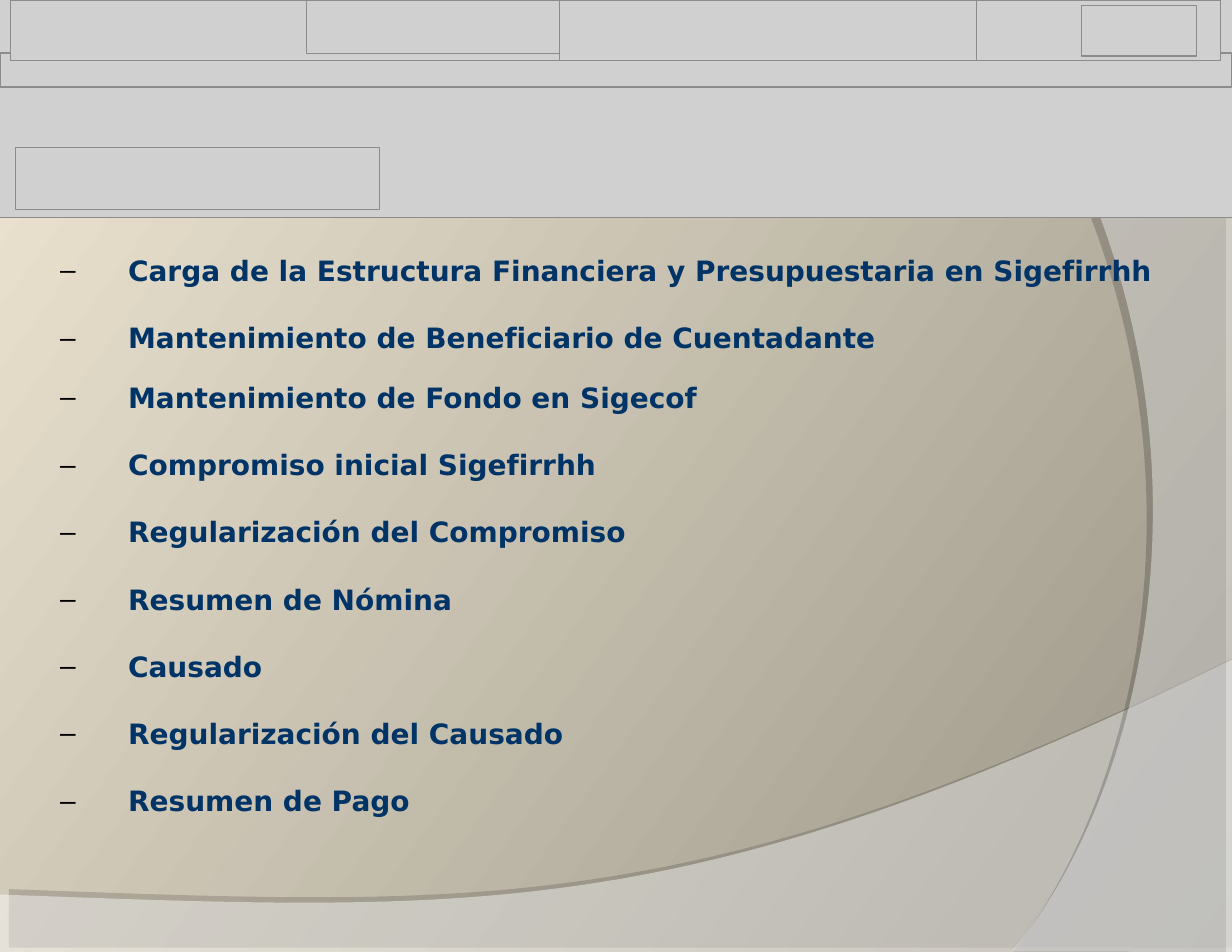
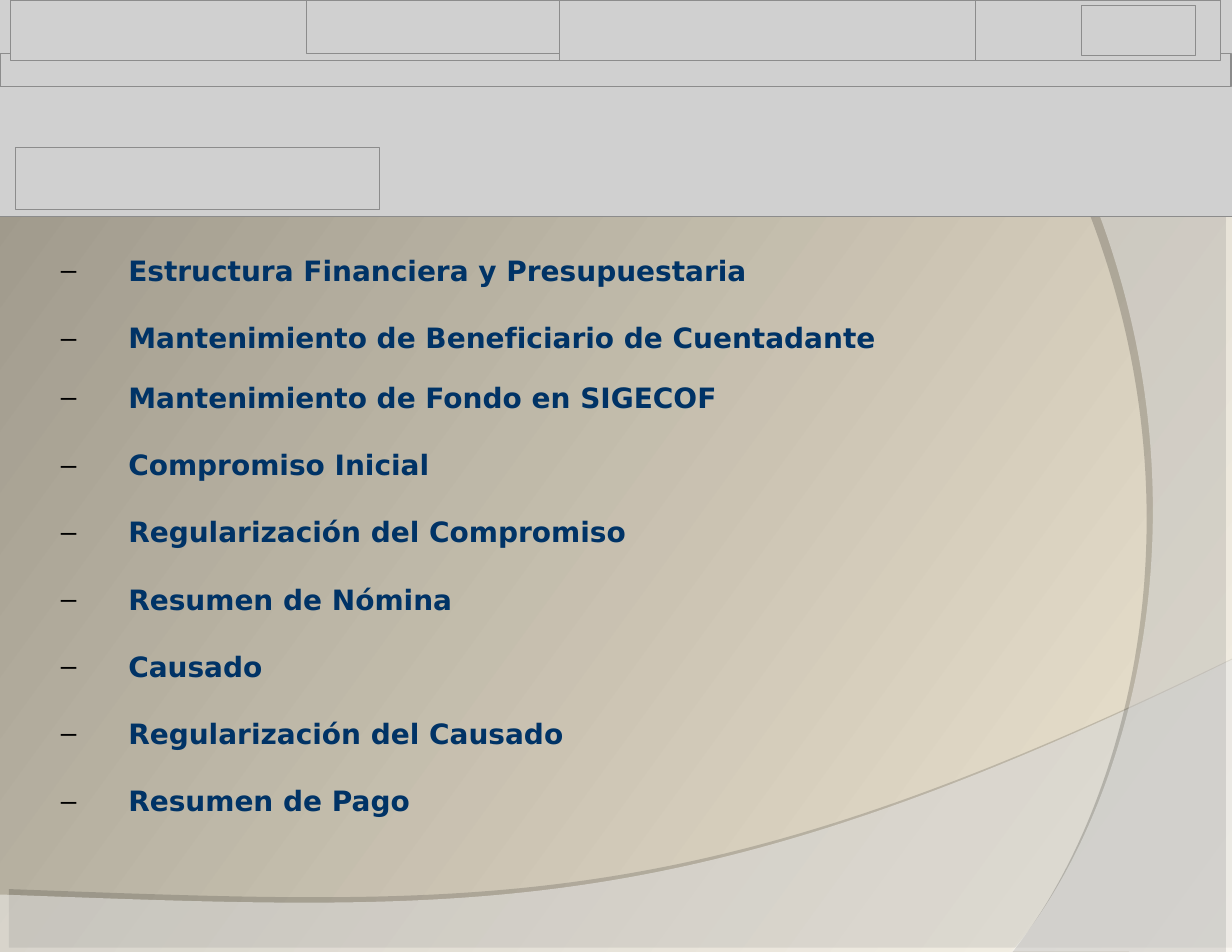
Before and after one commit to alisira/sgf, a slide deck: slide 2 of SOPORTE/Integracion_Sigefirrhh_Sigecof.ppt. Drawn at 1232x952 pixels with LibreOffice and Linux fonts; fonts in the diff are those of the drawing; grey boxes stand for pictures; background and template pictures are left out. Boxes give left, top, right and bottom in pixels: in the first picture for what was removed or moved away, otherwise in the second. Text is boxed around its words. In the diff, an @@ line names an element or a change of style, - is before the commit and + after.

```diff
--- a/SOPORTE/Integracion_Sigefirrhh_Sigecof.ppt
+++ b/SOPORTE/Integracion_Sigefirrhh_Sigecof.ppt
@@ background gradient #9A9487 to #EFE7D3 to gradient #EFE7D3 to #9A9487 @@
@@ text at [128, 259, 746, 287]: text changed @@
-  – Carga de la Estructura Financiera y Presupuestaria en Sigefirrhh
+  – Estructura Financiera y Presupuestaria
@@ text at [128, 326, 876, 817]: indent changed @@
@@ text at [128, 386, 716, 481]: text changed @@
-  – Mantenimiento de Fondo en Sigecof
-  – Compromiso inicial Sigefirrhh
+  – Mantenimiento de Fondo en SIGECOF
+  – Compromiso Inicial
```
Also in this commit, not shown: 22 other slides changed, 4 other files.
